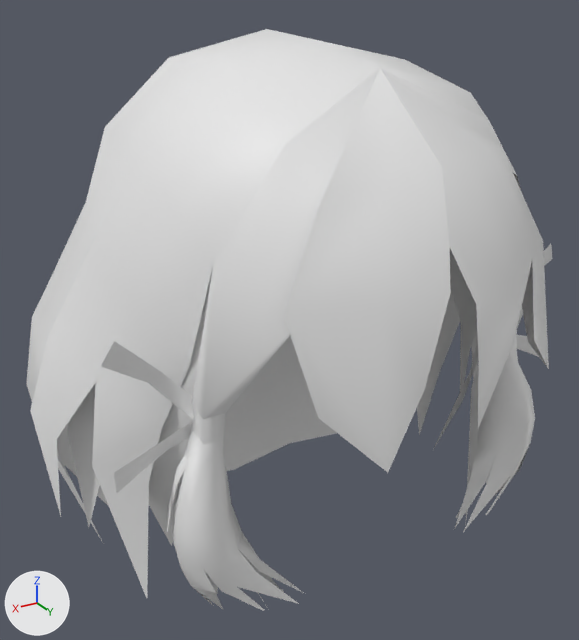
The glTF model assets/Converted Models/HairStyle/Human Female/Wizard female hair 30.glb, before and after one commit.
Camera for both pictures: a 50 mm lens placed at (0.155, 0.258, 0.173), pointed at (0.004, 0.007, 0.048). Lighting does not change. The marker at lower left points along +X, +Y and +Z. The first picture is the older version.

In view in the first picture: '��ʦŮͷ��30_0', '��ʦŮͷ��30_1'.
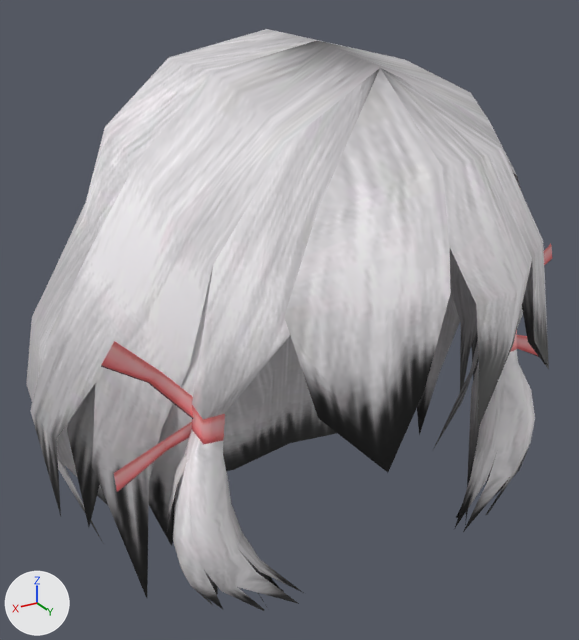
Location of each change, (x1, y1, x2, y2) in pixels of the pictures (579 x 640 px):
'��ʦŮͷ��30_0', recoloured: (26, 29, 549, 611) in both
'��ʦŮͷ��30_1', recoloured: (101, 244, 553, 493) in both

The edits, one by one:
Picture 'tex_6960625011649863546.dds' (img_tex_6960625011649863546_dds) is new.
Picture 'tex_6055092352253804169.dds' (img_tex_6055092352253804169_dds) is new.
Material '法师女头发30_1_mat' (mat_法师女头发30_1_mat) is new.
Its texture is img_tex_6960625011649863546_dds.
Material '法师女头发30_0_mat' (mat_法师女头发30_0_mat) is new.
Its texture is img_tex_6055092352253804169_dds.
me_ʦůͷ__30_0 has 290 vertices, 392 faces and spans x -0.105..0.105, y -0.086..0.106, z -0.06..0.155.
me_ʦůͷ__30_0 gains material mat_法师女头发30_0_mat (picture img_tex_6055092352253804169_dds).
me_ʦůͷ__30_1 has 40 vertices, 32 faces and spans x -0.094..0.094, y 0.046..0.06, z 0.025..0.076.
me_ʦůͷ__30_1 gains material mat_法师女头发30_1_mat (picture img_tex_6960625011649863546_dds).
